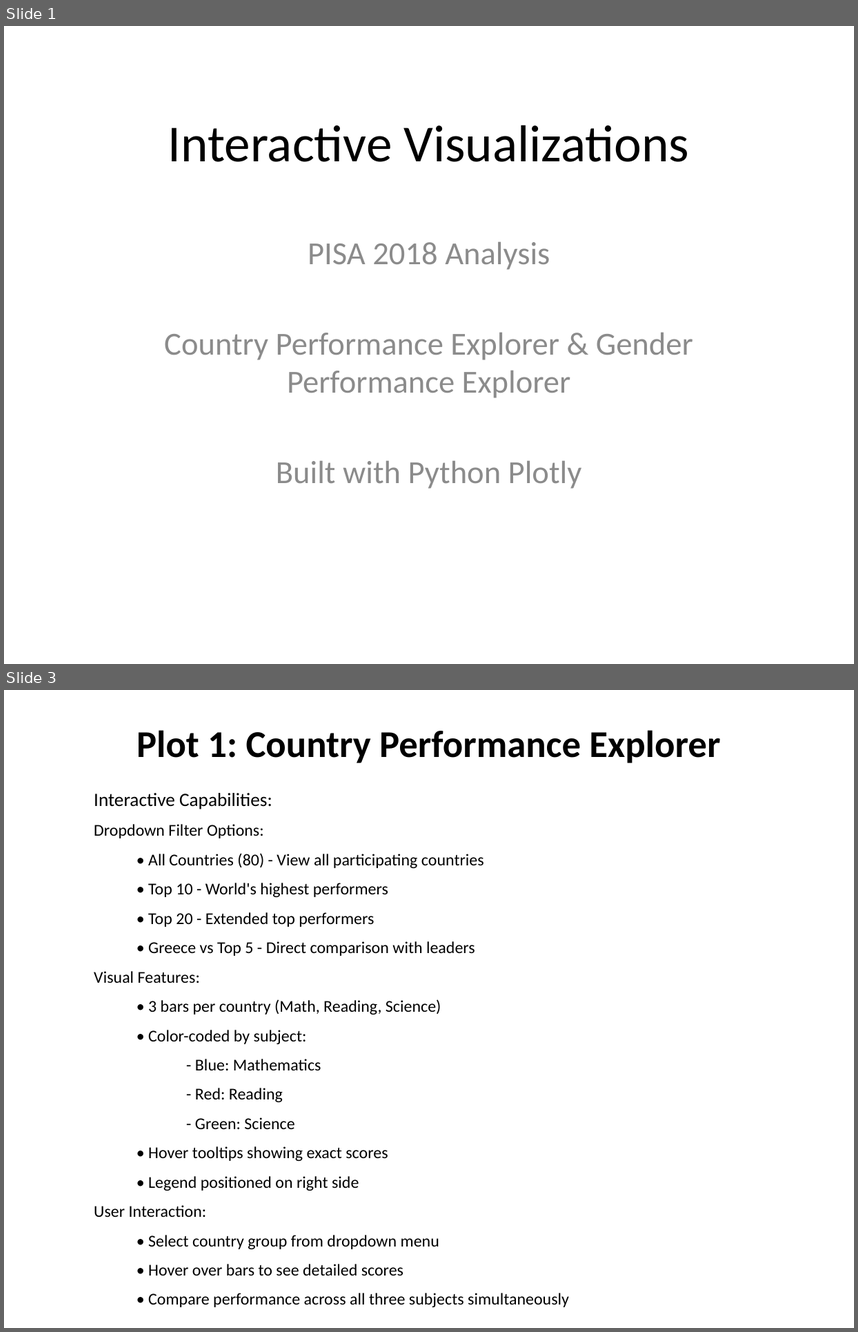
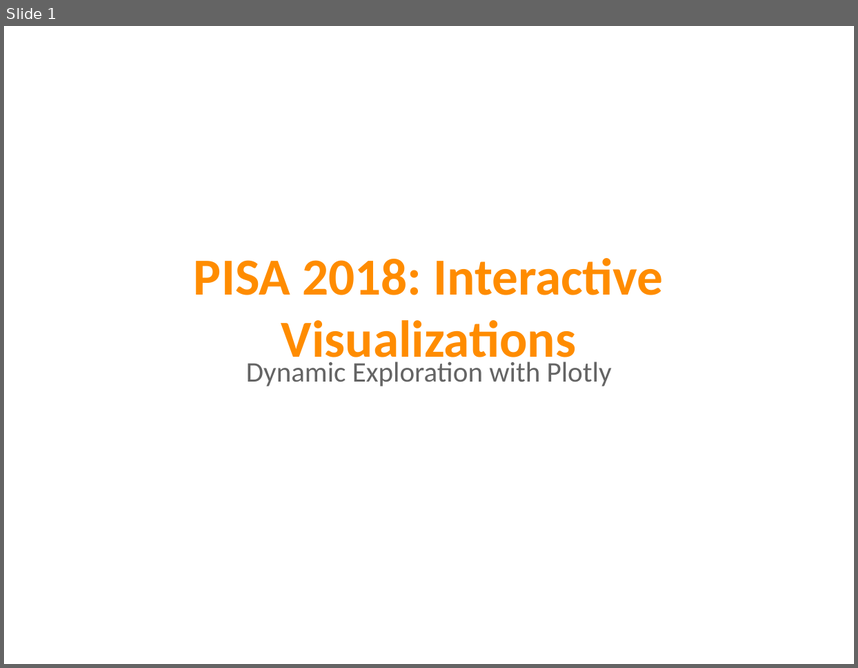
Before and after one commit to kitsakisGk/Masters_AUEB, a slide deck: Data_visualization/Assignment_1/PISA_2018_Interactive_Plots.pptx. Shown one above the other, each under a label of ours: slides 1 and 3 before the commit, slide 1 after it; the slides between them are not shown. The pictures are 858x1332 and 858x668 pixels, drawn with LibreOffice and Linux fonts; fonts in the diff are those of the drawing. Boxes give left, top, right and bottom in pixels: in the first picture for what was removed or moved away, otherwise in the second. Text is boxed around its words. In the diff, an @@ line names an element or a change of style, - is before the commit and + after.

Commit message:
Update Data Visualization Assignment 1: Replace with EDA notebook and reorganize plots

```diff
--- a/Data_visualization/Assignment_1/PISA_2018_Interactive_Plots.pptx
+++ b/Data_visualization/Assignment_1/PISA_2018_Interactive_Plots.pptx
@@ slide 3 removed at box(4, 690, 854, 1328), background #FFFFFF @@
@@ text removed at box(136, 730, 720, 763) @@
-Plot 1: Country Performance Explorer
@@ text removed at box(94, 793, 569, 1307) @@
-Interactive Capabilities:
-Dropdown Filter Options:
-  • All Countries (80) - View all participating countries
-  • Top 10 - World's highest performers
-  • Top 20 - Extended top performers
-  • Greece vs Top 5 - Direct comparison with leaders
-Visual Features:
-  • 3 bars per country (Math, Reading, Science)
-  • Color-coded by subject:
-    - Blue: Mathematics
-    - Red: Reading
-    - Green: Science
-  • Hover tooltips showing exact scores
-  • Legend positioned on right side
-User Interaction:
-  • Select country group from dropdown menu
-  • Hover over bars to see detailed scores
-  • Compare performance across all three subjects simultaneously
@@ slide 1 changed as well @@
@@ text "PISA 2018: Interactive Visualizations" at box(194, 258, 663, 369): vertical alignment middle to top @@
@@ text at box(194, 258, 663, 369): text changed; text colour #000000 to #FF8C00; bold on @@
-Interactive Visualizations
+PISA 2018: Interactive Visualizations
@@ text at box(246, 361, 612, 386): text changed; size 27.2 to 24 pt; text colour #8C8C8C to #646464 @@
-PISA 2018 Analysis
-Country Performance Explorer & Gender Performance Explorer
-Built with Python Plotly
+Dynamic Exploration with Plotly
```
Also in this commit, not shown: 2 other slides changed, 4 slides added, 8 other slides removed, 37 other files.
